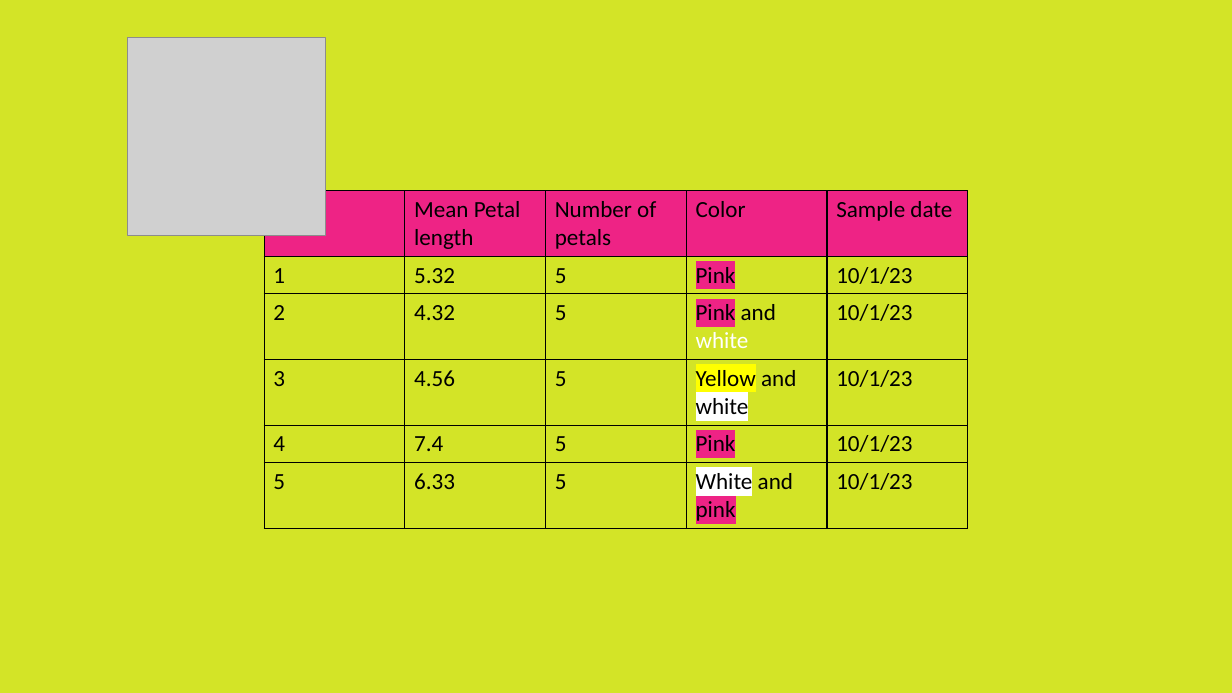
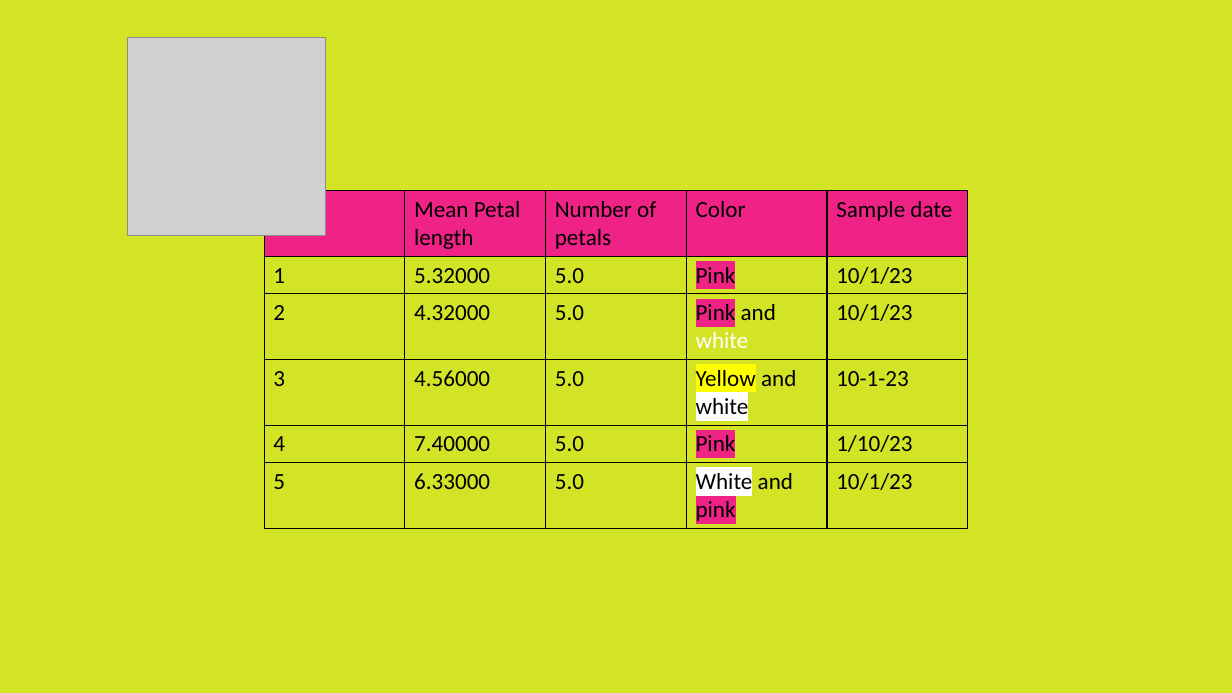
Before and after one commit to pdimens/AFSworkshop2024, a slide deck: slide 6 of Day2/Project/AFSWorkshop.plumeria.pptx. Drawn at 1232x693 pixels with LibreOffice and Linux fonts; fonts in the diff are those of the drawing; grey boxes stand for pictures. Boxes give left, top, right and bottom in pixels: in the first picture for what was removed or moved away, otherwise in the second. Text is boxed around its words. In the diff, an @@ line names an element or a change of style, - is before the commit and + after.

```diff
--- a/Day2/Project/AFSWorkshop.plumeria.pptx
+++ b/Day2/Project/AFSWorkshop.plumeria.pptx
@@ table at (264, 190, 967, 525) @@
-row 2, column 2: 5.32
+row 2, column 2: 5.32000
-row 2, column 3: 5
+row 2, column 3: 5.0
-row 3, column 2: 4.32
+row 3, column 2: 4.32000
-row 3, column 3: 5
+row 3, column 3: 5.0
-row 4: 3 | 4.56 | 5 | Yellow and white | 10/1/23
+row 4: 3 | 4.56000 | 5.0 | Yellow and white | 10-1-23
-row 5: 4 | 7.4 | 5 | Pink | 10/1/23
+row 5: 4 | 7.40000 | 5.0 | Pink | 1/10/23
-row 6, column 2: 6.33
+row 6, column 2: 6.33000
-row 6, column 3: 5
+row 6, column 3: 5.0
```
